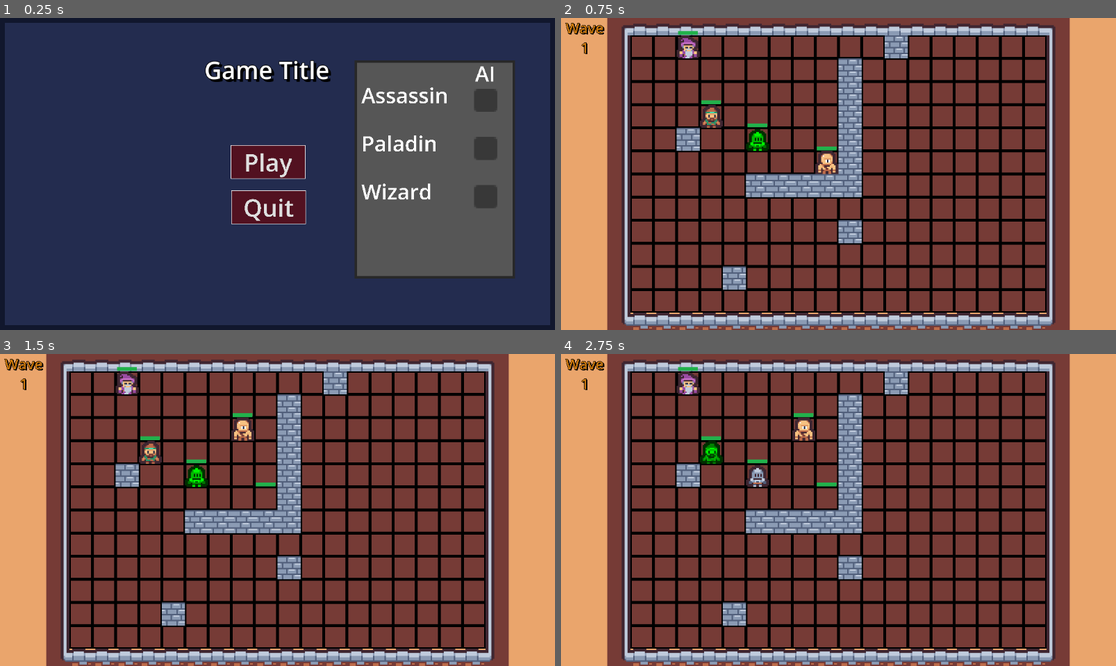
Above: before the commit, frames 1-4 (two rows, left to right).
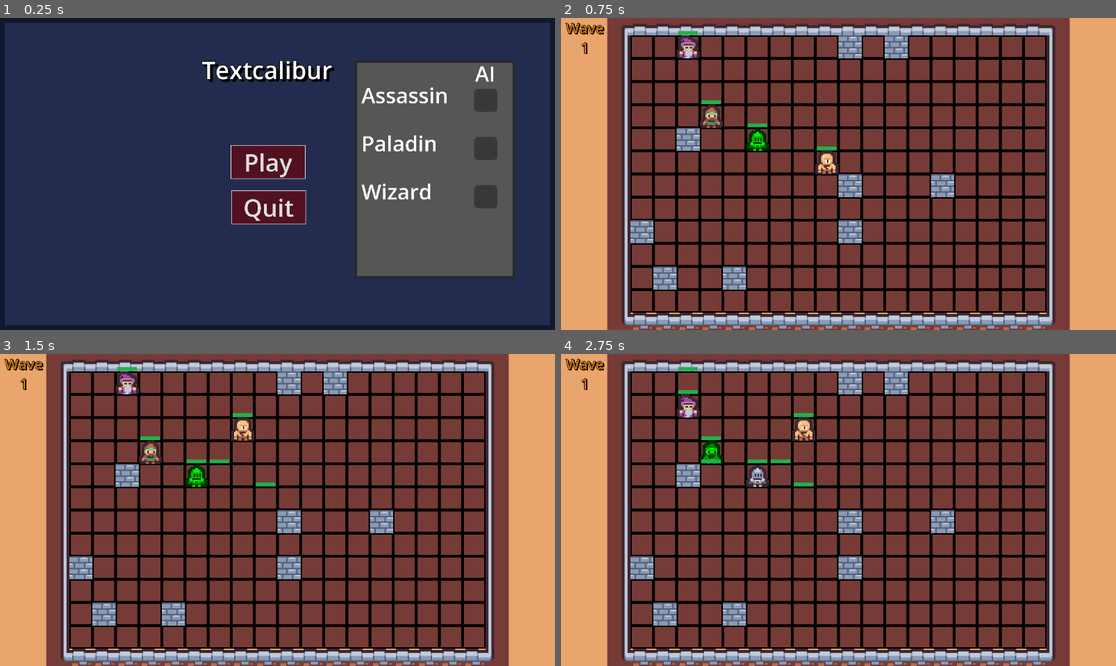
Above: after the commit, the same moments.

Repository: Jovan-04/ai-capstone
Game: Godot game, scene res://scenes/main_menu.tscn
Same seed, same stepped clock (60 frames per second), same inputs: the game is played once before the commit and once after it.
Inputs (mouse positions are in pixels of both pictures, inside the frame that each line leads up to):
- Up to frame 1 (0.25 s): no input
- Up to frame 2 (0.75 s): click "Play" at 0.5 s
- Up to frame 3 (1.5 s): tap Enter at 1.25 s; move the mouse to (399, 494) at 1.27 s; hold D (move_right) from 1.28 s (still down); click (399, 494) at 1.35 s
- Up to frame 4 (2.75 s): tap Space (wait) at 1.55, 2.1 s; move the mouse to (727, 525) at 2.02 s; release D (move_right) at 2.03 s; hold S (move_down) from 2.03 s (still down); click (727, 525) at 2.3 s

The runs differ from the first frame. In frame 1, 1.0% of the frame differs, in the area x 36-61%, y 13-21%; in frame 2, 4.1%; in frame 3, 4.2%; in frame 4, 4.8%, in the area x 12-71%, y 5-88%.
Error before the commit: Invalid access to property or key 'mouseTilePos' on a base object of type 'Control (main_menu.gd)'. (res://players/wizard.gd:34)

Commit message:
Everything
Stuff

Diff:
--- a/enemies/enemy.gd
+++ b/enemies/enemy.gd
@@ -22,6 +22,7 @@
 func get_best_action() -> Action:
 	var player: Player
 	var smallest: int = 100000000
+
 	for current_player in game.players:
 		var diff = abs(current_player.position - self.position)
 		if diff.x + diff.y < smallest:
--- a/enemies/sorcerer.gd
+++ b/enemies/sorcerer.gd
@@ -54,54 +54,16 @@
 
 
 func get_line_tiles(start_point: Vector2, end_point: Vector2) -> Array:
-	var tile_size := 16
+	var points = []
+	var n = 20
+	for i in range(n):
+		var t = i / float(n - 1)  # normalized position from 0.0 to 1.0
+		var point = start_point.lerp(end_point, t)
+		points.append(point)
 
-	var x0 = int(start_point.x)
-	var y0 = int(start_point.y)
-	var x1 = int(end_point.x)
-	var y1 = int(end_point.y)
+	var rounded = []
+	for point in points:
+		if round(point) != start_point and round(point) not in rounded:
+			rounded.append(round(point))
 
-	var tiles: Array = []
-
-	var dx = abs(x1 - x0)
-	var dy = abs(y1 - y0)
-	var sx
-	if x1 >= x0:
-		sx = 1
-	else:
-		sx = -1
-	var sy
-	if y1 >= y0:
-		sy = 1
-	else:
-		sy = -1
-
-	var err = dx - dy
-
-	while true:
-		var pos := Vector2(x0, y0)
-		if pos not in tiles:
-			tiles.append(pos)
-
-		if x0 == x1 and y0 == y1:
-			break
-
-		var e2 = 2 * err
-
-		if e2 > -dy:
-			if e2 == -dy and (pos + Vector2(0, sy)) not in tiles:
-				tiles.append(pos + Vector2(0, sy))
-			err -= dy
-			x0 += sx
-
-		if e2 < dx:
-			if e2 == dx and (pos + Vector2(sx, 0)) not in tiles:
-				tiles.append(pos + Vector2(sx, 0))
-			err += dx
-			y0 += sy
-
-	#Remove the entity itself.
-	tiles.remove_at(0)
-	#Remove extra tile at end.
-	tiles.remove_at(-1)
-	return tiles
+	return rounded
--- a/entity.gd
+++ b/entity.gd
@@ -31,7 +31,7 @@
 	self.attack_strength = 1.0
 	self.extra_time_spent = 0.0
 	self.alive = true
-	self.game = get_tree().get_root().get_child(1)
+	self.game = get_node("/root/Game")
 
 	self.action_costs = {
 		ActionType.MOVE: 1.0,
--- a/materials/hoveredTile.gdshader
+++ b/materials/hoveredTile.gdshader
@@ -12,7 +12,6 @@
 void fragment() {
     // Get the tile position based on the size of each tile
     vec2 tilePos = floor(vertexPos[0] / tileSize);
-
     // Get the mouse position in tile coordinates
     vec2 mouseTilePos = floor(globalMousePos / tileSize) + vec2(-1,-1);
 
--- a/players/assassin.gd
+++ b/players/assassin.gd
@@ -42,7 +42,9 @@
 
 
 		var string_actions = ["ATTACK_UP","ATTACK_LEFT","ATTACK_DOWN","ATTACK_RIGHT","MOVE_UP","MOVE_LEFT","MOVE_DOWN","MOVE_RIGHT","SPECIAL","WAIT"]
-		var response = await $"../LLMHandler".dialogue_request(final_prompt)
+		var response = "-1"
+		while response == "-1":
+			response = await $"../LLMHandler".dialogue_request(final_prompt)
 
 		print("Prompt:", final_prompt)
 		print("Response:", response)
--- a/players/wizard.gd
+++ b/players/wizard.gd
@@ -8,7 +8,7 @@
 
 #This code is not pretty but it does the job
 func is_attack_valid(tile: Vector2i) -> bool:
-	var line_of_sight = get_line_tiles(get_current_tile(), (Vector2(get_current_tile()) + Vector2(tile) - Vector2(1,-1)))
+	var line_of_sight = get_line_tiles(get_current_tile(), (Vector2(Vector2(tile))))
 	print(line_of_sight)
 	for viewed_tile in line_of_sight:
 		var walkable = tile_map.get_cell_tile_data(Vector2i(viewed_tile) + Vector2i(-9,-6)).get_custom_data("Walkable")
@@ -29,30 +29,6 @@
 			#print("Attack Enemy")
 			return true
 	return false
-
-func _draw() -> void:
-	var end_draw_tile = game.mouseTilePos
-	var line_of_sight = get_line_tiles(get_current_tile(), (Vector2(get_current_tile()) + game.mouseTilePos - Vector2(1,-1)))
-	for viewed_tile in line_of_sight:
-		var walkable = tile_map.get_cell_tile_data(Vector2i(viewed_tile) + Vector2i(-9,-6)).get_custom_data("Walkable")
-		if walkable:
-			for player in game.players:
-				if Vector2(player.get_current_tile()) == Vector2(viewed_tile):
-					#print("Hit Player", viewed_tile)
-					end_draw_tile = viewed_tile + Vector2(-1,-1)
-					break
-			for enemy in game.enemies:
-				if Vector2(enemy.get_current_tile()) == Vector2(viewed_tile):
-					#print("Hit Enemy Early", viewed_tile)
-					end_draw_tile = viewed_tile + Vector2(-1,-1)
-					break
-		else:
-			#print("Hit Wall", viewed_tile)
-			end_draw_tile = viewed_tile + Vector2(-1,-1)
-			break
-	if should_draw_line:
-		draw_line(Vector2.ZERO, (Vector2(2,0) - Vector2(get_current_tile()) + end_draw_tile - Vector2(1,-1)) * 16, Color.BLUE, 3.0)
-
 
 
 func special(tile: Vector2i) -> void:
@@ -80,57 +56,19 @@
 	return special_turn_cooldown_cur == 0
 
 func get_line_tiles(start_point: Vector2, end_point: Vector2) -> Array:
-	var tile_size := 16
+	var points = []
+	var n = 20
+	for i in range(n):
+		var t = i / float(n - 1)  # normalized position from 0.0 to 1.0
+		var point = start_point.lerp(end_point, t)
+		points.append(point)
 
-	var x0 = int(start_point.x)
-	var y0 = int(start_point.y)
-	var x1 = int(end_point.x)
-	var y1 = int(end_point.y)
+	var rounded = []
+	for point in points:
+		if round(point) != start_point and round(point) not in rounded:
+			rounded.append(round(point))
 
-	var tiles: Array = []
-
-	var dx = abs(x1 - x0)
-	var dy = abs(y1 - y0)
-	var sx
-	if x1 >= x0:
-		sx = 1
-	else:
-		sx = -1
-	var sy
-	if y1 >= y0:
-		sy = 1
-	else:
-		sy = -1
-
-	var err = dx - dy
-
-	while true:
-		var pos := Vector2(x0, y0)
-		if pos not in tiles:
-			tiles.append(pos)
-
-		if x0 == x1 and y0 == y1:
-			break
-
-		var e2 = 2 * err
-
-		if e2 > -dy:
-			if e2 == -dy and (pos + Vector2(0, sy)) not in tiles:
-				tiles.append(pos + Vector2(0, sy))
-			err -= dy
-			x0 += sx
-
-		if e2 < dx:
-			if e2 == dx and (pos + Vector2(sx, 0)) not in tiles:
-				tiles.append(pos + Vector2(sx, 0))
-			err += dx
-			y0 += sy
-
-	#Remove the entity itself.
-	tiles.remove_at(0)
-	#Remove extra tile at end.
-	tiles.remove_at(-1)
-	return tiles
+	return rounded
 
 func prompt_llm() -> Action:
 	while true:
@@ -164,7 +102,8 @@
 			float(response.substr(response.rfind("(") + 1, response.rfind(",") - response.rfind("(") - 1)),
 			float(response.substr(response.rfind(",") + 1, response.rfind(")") - response.rfind(",") - 1))
 			)
-
+		print(target_tile)
+		print(typeof(target_tile))
 
 		var attempted_action = ""
 		for string_action in string_actions:
@@ -172,17 +111,13 @@
 				attempted_action = string_action
 				break
 
-
-
-
-
 		match attempted_action:
 			"ATTACK":
-				if is_attack_valid(self.get_current_tile() + Utils.DIRECTION_OFFSETS[Direction.UP]):
+				if is_attack_valid(target_tile):
 					error_prompt = ""
 					return Action.new(ActionType.ATTACK, {"tile": target_tile})
 				else:
-					error_prompt = "There is no enemy at " + str(target_tile) + " or something is blocking your sight, you can't attack there!"
+					error_prompt = "There is no enemy at " + str(target_tile) + " or something is blocking your sight, you can't attack there! You gave me your move corretly but the tile you gave was not right if you were trying to attack an enemy. Either pick the right tile or do something else."
 			"MOVE_UP":
 				if is_move_valid(Direction.UP):
 					error_prompt = ""
@@ -208,7 +143,7 @@
 				else:
 					error_prompt = "Something is in the way to your right, you can't move that way!"
 			"SPECIAL":
-				if special_valid(Vector2(0,0)):
+				if special_valid(target_tile):
 					error_prompt = ""
 					return Action.new(ActionType.SPECIAL, {"tile": target_tile})
 				else:
--- a/scenes/game.tscn
+++ b/scenes/game.tscn
@@ -3,7 +3,7 @@
 [ext_resource type="Script" path="res://utils/turn-controller.gd" id="1_l1qfq"]
 [ext_resource type="Texture2D" uid="uid://sducqwco0p74" path="res://assets/tilemap.png" id="2_24b7t"]
 [ext_resource type="PackedScene" uid="uid://dott8in2n6g7l" path="res://players/paladin.tscn" id="3_2j37i"]
-[ext_resource type="Script" path="res://scenes/llm_handler.gd" id="6_dical"]
+[ext_resource type="Script" path="res://utils/llm_handler.gd" id="6_dical"]
 [ext_resource type="PackedScene" uid="uid://6nf11euaafqf" path="res://players/wizard.tscn" id="6_fqctb"]
 [ext_resource type="PackedScene" uid="uid://54okarba4i2m" path="res://players/assassin.tscn" id="7_5aerb"]
 
--- a/scenes/main_menu.gd
+++ b/scenes/main_menu.gd
@@ -13,11 +13,12 @@
 var collision_tiles = []
 
 func generate_terrain():
-	while len(collision_tiles) < 5:
+	while len(collision_tiles) < 10:
 		var x = randi_range(0,17) - 9
 		var y = randi_range(0,11) - 6
 		collision_tiles.append(Vector2i(x,y))
-	var temp_tiles = [Vector2i(9,1),Vector2i(9,2),Vector2i(9,3),Vector2i(9,4),Vector2i(9,5),Vector2i(9,6),Vector2i(8,6),Vector2i(7,6),Vector2i(6,6),Vector2i(5,6),]
+		#[Vector2i(9,1),Vector2i(9,2),Vector2i(9,3),Vector2i(9,4),Vector2i(9,5),Vector2i(9,6),Vector2i(8,6),Vector2i(7,6),Vector2i(6,6),Vector2i(5,6),]
+	var temp_tiles = []
 	for tile in temp_tiles:
 		collision_tiles.append(tile - Vector2i(9,6))
 
--- a/scenes/main_menu.tscn
+++ b/scenes/main_menu.tscn
@@ -77,7 +77,7 @@
 theme_override_constants/outline_size = 5
 theme_override_constants/shadow_outline_size = 2
 theme_override_font_sizes/font_size = 50
-text = "Game Title"
+text = "Textcalibur"
 horizontal_alignment = 1
 vertical_alignment = 1
 
--- a/utils/turn-controller.gd
+++ b/utils/turn-controller.gd
@@ -22,6 +22,7 @@
 func _ready() -> void:
 	await get_tree().process_frame
 	update_labels()
+
 
 	#Changes the filemap to have collision
 	for tile in collision_tiles:
@@ -145,5 +146,4 @@
 #This is used to send the global mouse position to the shader, which highlights under the cursor
 func _process(delta: float) -> void:
 	mouseTilePos = floor(get_global_mouse_position() / 16) + Vector2(-1,-1);
-	wizard.queue_redraw()
 	HOVERED_TILE.set_shader_parameter("globalMousePos", get_global_mouse_position())
Renamed: scenes/llm_handler.gd -> utils/llm_handler.gd
